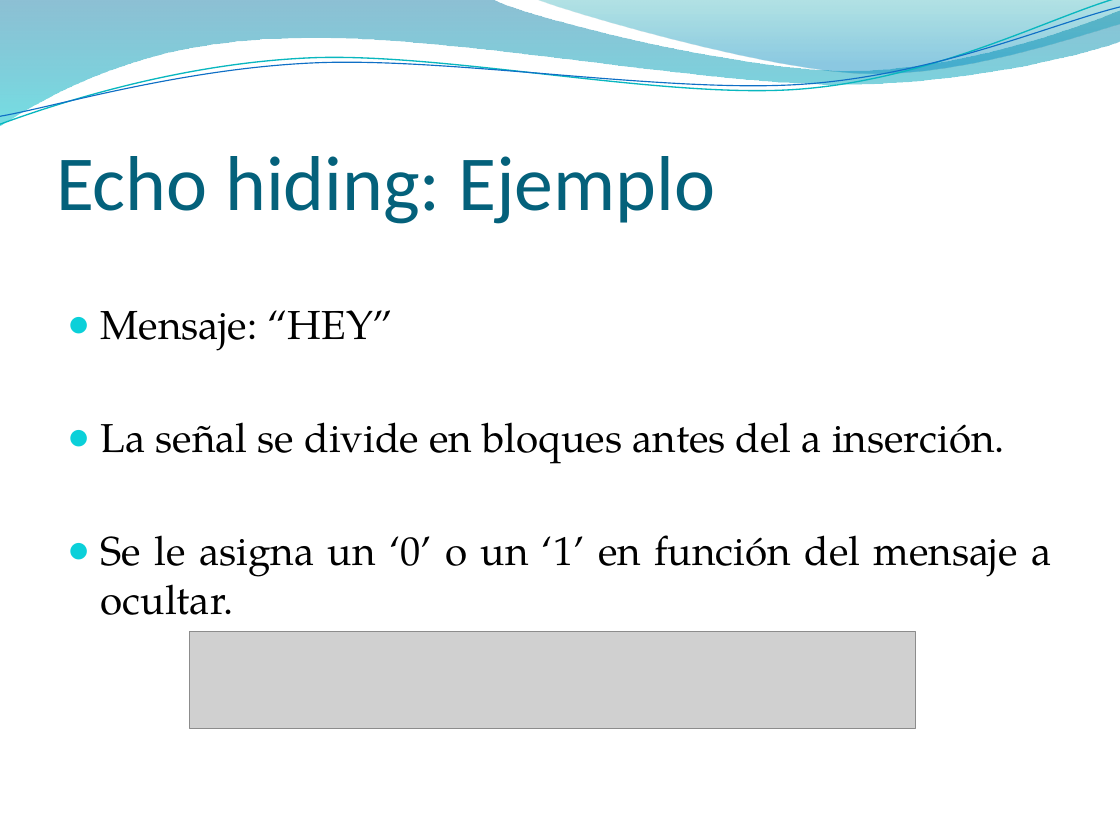
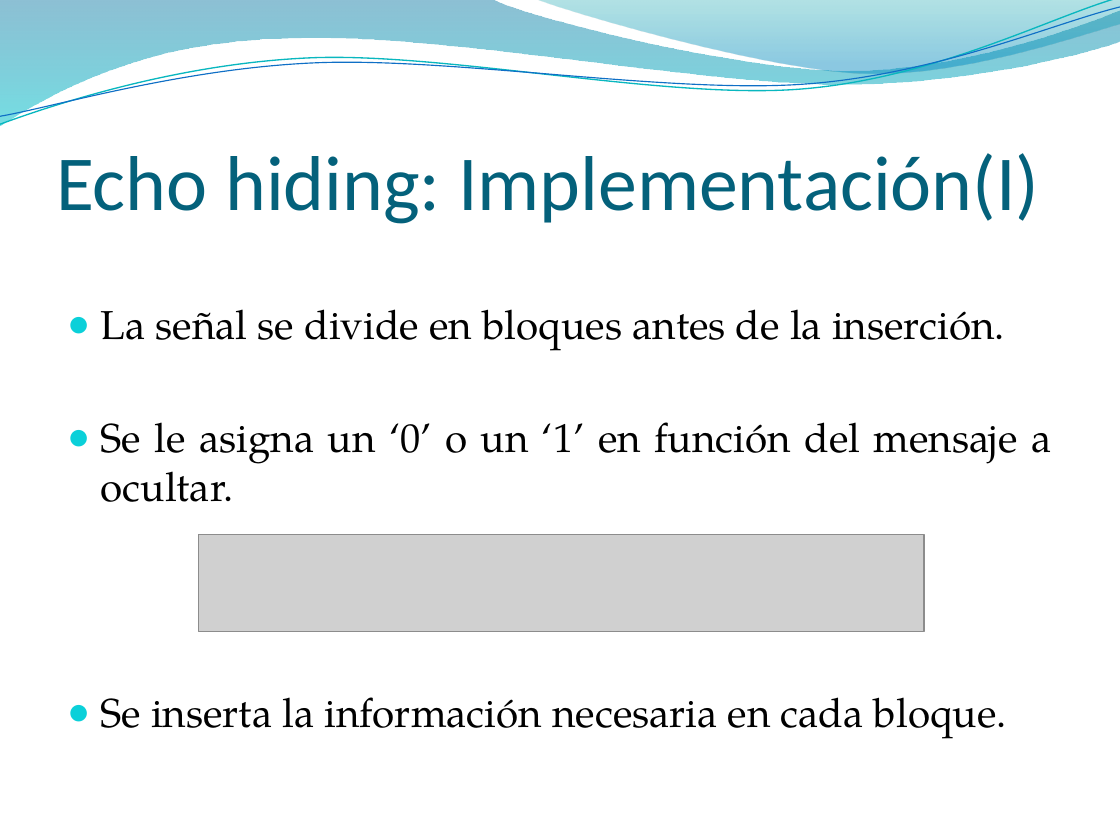
Before and after one commit to pasruiben/esteganografia-criptografia, a slide deck: slide 46 of doc/Ocultar datos en archivos de sonido.pptx (slide 48 before the commit). Drawn at 1120x840 pixels with LibreOffice and Linux fonts; fonts in the diff are those of the drawing; grey boxes stand for pictures; background and template pictures are left out. Boxes give left, top, right and bottom in pixels: in the first picture for what was removed or moved away, otherwise in the second. Text is boxed around its words. In the diff, an @@ line names an element or a change of style, - is before the commit and + after.

```diff
--- a/doc/Ocultar datos en archivos de sonido.pptx
+++ b/doc/Ocultar datos en archivos de sonido.pptx
@@ title at (x1=56, y1=153, x2=1039, y2=224): text changed @@
-Echo hiding: Ejemplo
+Echo hiding: Implementación(I)
@@ text at (x1=101, y1=309, x2=1005, y2=351): text changed @@
-● Mensaje: “HEY”
-● La señal se divide en bloques antes del a inserción.
+● La señal se divide en bloques antes de la inserción.
@@ picture moved from (x1=189, y1=632, x2=915, y2=728) to (x1=198, y1=534, x2=924, y2=631) @@
@@ text at (x1=101, y1=697, x2=1007, y2=739): paragraph added @@
+● Se inserta la información necesaria en cada bloque.
```
Also in this commit, not shown: 32 other slides changed, 4 slides added, 4 slides removed.
